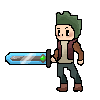
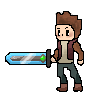
Layered file, before and after one edit (100 × 100). Changes by layer:
hid "Shading copy" over [57, 15, 81, 38]
hid "Layer 7 copy" over [57, 12, 81, 38]
